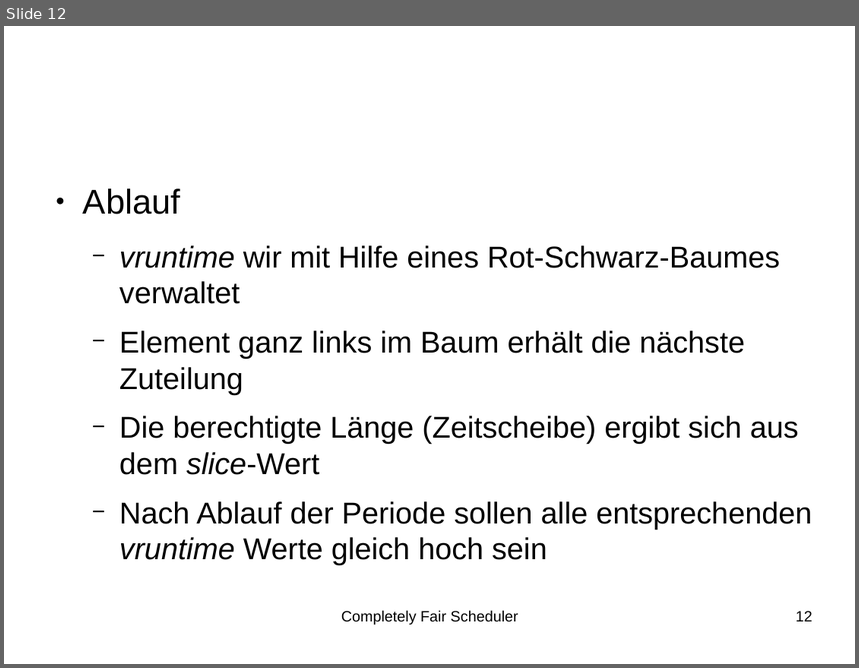
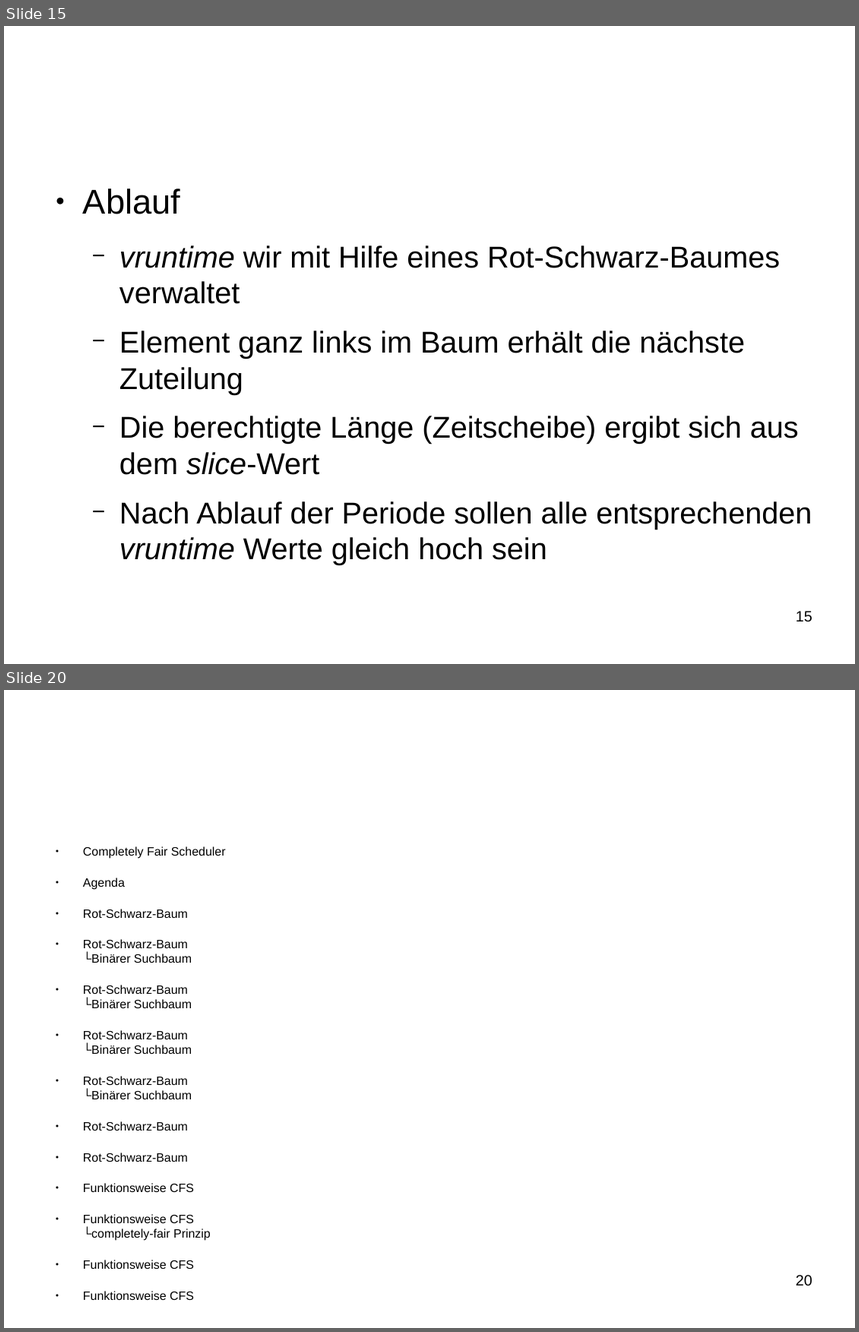
Before and after one commit to SeminararbeitCFS/main, a slide deck: vortrag/vortrag_CFS.odp. Shown one above the other, each under a label of ours: slide 12 before the commit, slides 15 and 20 after it; the slides between them are not shown. The pictures are 859x668 and 859x1332 pixels, drawn with LibreOffice and Linux fonts; fonts in the diff are those of the drawing; background and template pictures are left out. Boxes give left, top, right and bottom in pixels: in the first picture for what was removed or moved away, otherwise in the second. Text is boxed around its words. In the diff, an @@ line names an element or a change of style, - is before the commit and + after.

```diff
--- a/vortrag/vortrag_CFS.odp
+++ b/vortrag/vortrag_CFS.odp
@@ slide 20 added at box(4, 690, 855, 1328), background #FFFFFF @@
@@ text added at box(83, 847, 226, 1300), 11.3 pt, text #000000 @@
+● Completely Fair Scheduler
+● Agenda
+● Rot-Schwarz-Baum
+● Rot-Schwarz-Baum
+  └Binärer Suchbaum
+● Rot-Schwarz-Baum
+  └Binärer Suchbaum
+● Rot-Schwarz-Baum
+  └Binärer Suchbaum
+● Rot-Schwarz-Baum
+  └Binärer Suchbaum
+● Rot-Schwarz-Baum
+● Rot-Schwarz-Baum
+● Funktionsweise CFS
+● Funktionsweise CFS
+  └completely-fair Prinzip
+● Funktionsweise CFS
+● Funktionsweise CFS
@@ page number added at box(796, 1275, 813, 1287), 14 pt, text #000000 @@
+20
@@ what was slide 12 is now slide 15 @@
@@ slide 15 changed as well @@
@@ text removed at box(341, 610, 519, 625) @@
-Completely Fair Scheduler
@@ page number at box(796, 611, 813, 623): text changed @@
-12
+15
```
Also in this commit, not shown: 10 other slides changed, 8 other slides added, 1 slide removed, 2 other files.
